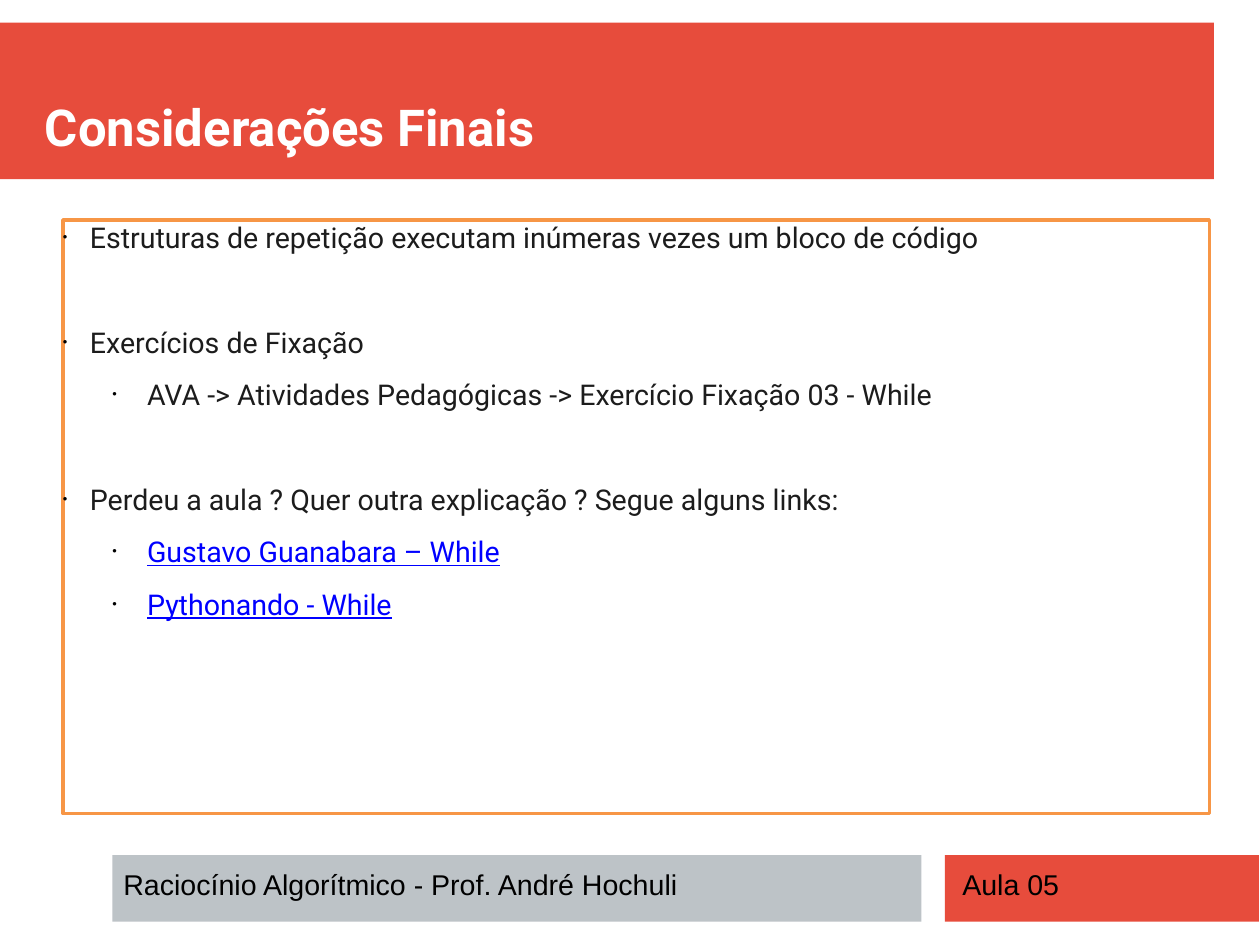
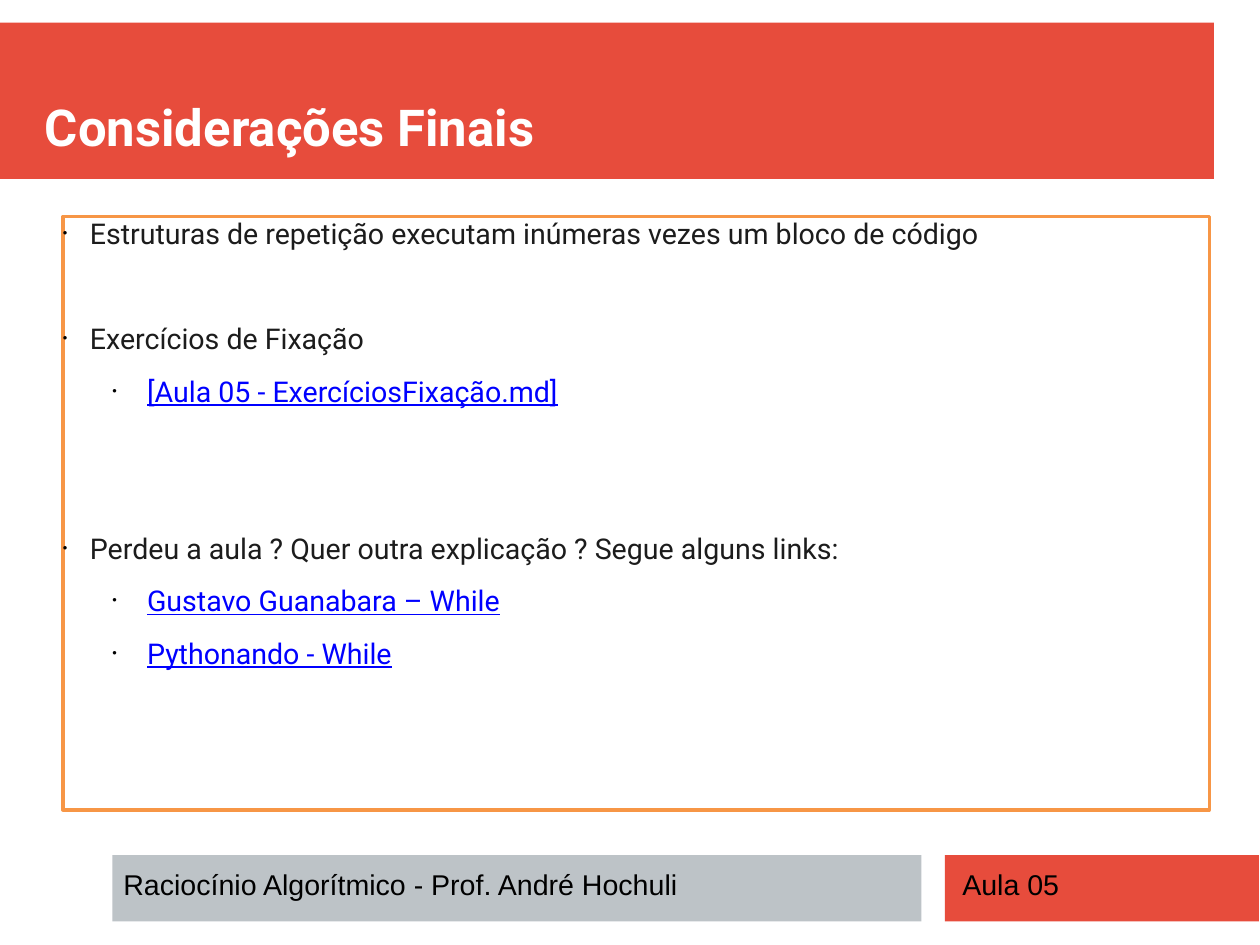
Before and after one commit to andrehochuli/teaching, a slide deck: slide 9 of RaciocinioAlgoritmico/Aula 05 - Estruturas de Repetição (While)/Aula 05 - Estruturas de Repetição (While).pptx. Drawn at 1260x945 pixels with LibreOffice and Linux fonts; fonts in the diff are those of the drawing. Boxes give left, top, right and bottom in pixels: in the first picture for what was removed or moved away, otherwise in the second. Text is boxed around its words. In the diff, an @@ line names an element or a change of style, - is before the commit and + after.

Commit message:
Atualizando Aula 04 e 05

```diff
--- a/RaciocinioAlgoritmico/Aula 05 - Estruturas de Repetição (While)/Aula 05 - Estruturas de Repetição (While).pptx
+++ b/RaciocinioAlgoritmico/Aula 05 - Estruturas de Repetição (While)/Aula 05 - Estruturas de Repetição (While).pptx
@@ rectangle "Estruturas de repetição executam inúmeras ...": place and size @@
-rectangle "Estruturas de repetição executam inúmeras ..." at [63,220,1210,813]
+rectangle "Estruturas de repetição executam inúmeras ..." at [63,216,1210,810]
@@ text in rectangle at [147,378,558,408]: text changed; text colour #1C1C1C to #0000FF @@
-  • AVA -> Atividades Pedagógicas -> Exercício Fixação 03 - While
+  • [Aula 05 - ExercíciosFixação.md]
```
Also in this commit, not shown: 5 other slides changed, 4 other files.
